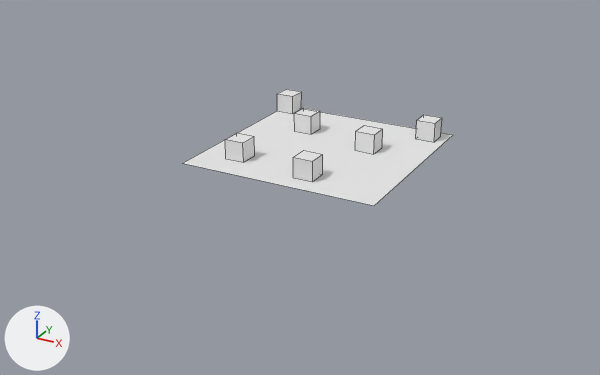
What one commit did to the Blender file LibPlayer.blend.
One viewpoint serves both versions: a 50 mm camera at (35.3, -69.1, 29.7) aimed at (-1.1, -2.8, -3.4). The lights are fixed; the arrows at lower left show +X, +Y and +Z. Mesh edges are drawn as thin lines.
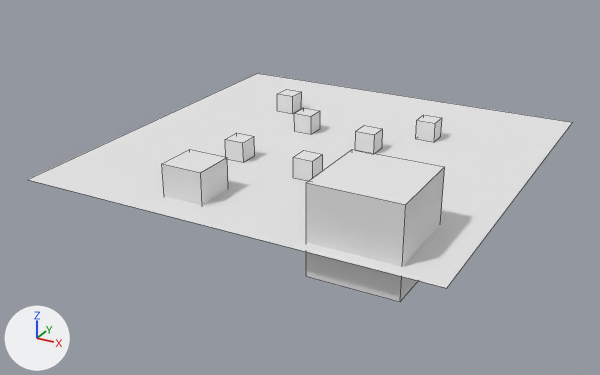
Edits to the scene script, one JSON object a line:
```json
{"block": "me_ground", "where": "me_ground.from_pydata(...)  # 4 vertices, 1 face; spans x -10.0..10.0, y -10.0..10.0, z 0.0"}
{"block": "me_ground", "where": "# used by ob_ground; location = (0.0, 0.0, 0.0)"}
{"block": "me_ground", "change": "me_ground part 1"}
{"op": "set", "path": "me_ground.vertices[0].co", "old": "(-10.0, -10.0, 0.0)", "new": "(-20.0, -20.0, 0.0)", "note": "pixel (182, 163) -> pixel (27, 179)"}
{"op": "set", "path": "me_ground.vertices[1].co", "old": "(10.0, -10.0, 0.0)", "new": "(20.0, -20.0, 0.0)", "note": "pixel (374, 205) -> pixel (446, 288)"}
{"op": "set", "path": "me_ground.vertices[2].co", "old": "(-10.0, 10.0, 0.0)", "new": "(-20.0, 20.0, 0.0)", "note": "not seen -> pixel (257, 73)"}
{"op": "set", "path": "me_ground.vertices[3].co", "old": "(10.0, 10.0, 0.0)", "new": "(20.0, 20.0, 0.0)", "note": "pixel (453, 134) -> pixel (572, 122)"}
{"op": "add", "block": "ob_box_006", "code": ["ob_box_006 = bpy.data.objects.new('Box.006', me_box)", "ob_box_006.parent = ob_ground", "ob_box_006.location = (-4.858, -14.91, 1.0)", "ob_box_006.scale = (2.0, 2.0, 2.0)"]}
{"op": "add", "block": "ob_box_007", "code": ["ob_box_007 = bpy.data.objects.new('Box.007', me_box)", "ob_box_007.parent = ob_ground", "ob_box_007.location = (12.11, -14.65, 1.0)", "ob_box_007.scale = (4.0, 4.0, 4.0)"]}
```

Boxes [x1, y1, x2, y2] around the edits, measured in the pictures (600 x 375 px):
```json
{"object": "Ground", "change": "reshaped", "before": [183, 109, 453, 206], "after": [27, 73, 573, 288], "on screen": "102% wider, 120% taller"}
{"object": "Box.007", "change": "added", "after": [306, 149, 445, 302]}
{"object": "Box.006", "change": "added", "after": [162, 149, 228, 205]}
```
